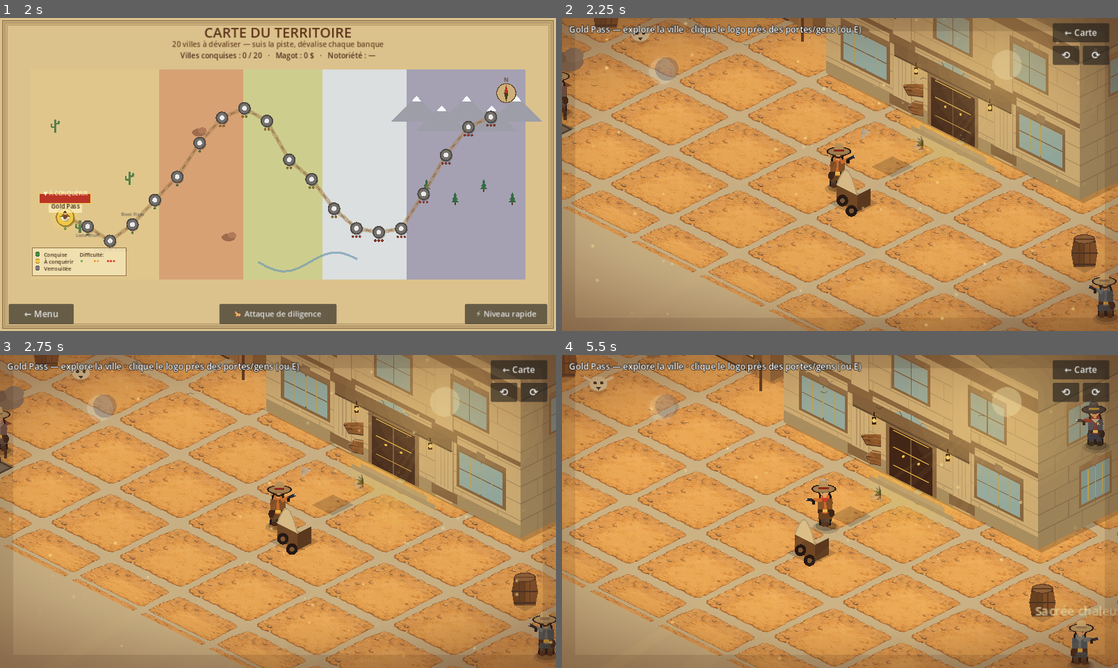
Above: before the commit, frames 1-4 (two rows, left to right).
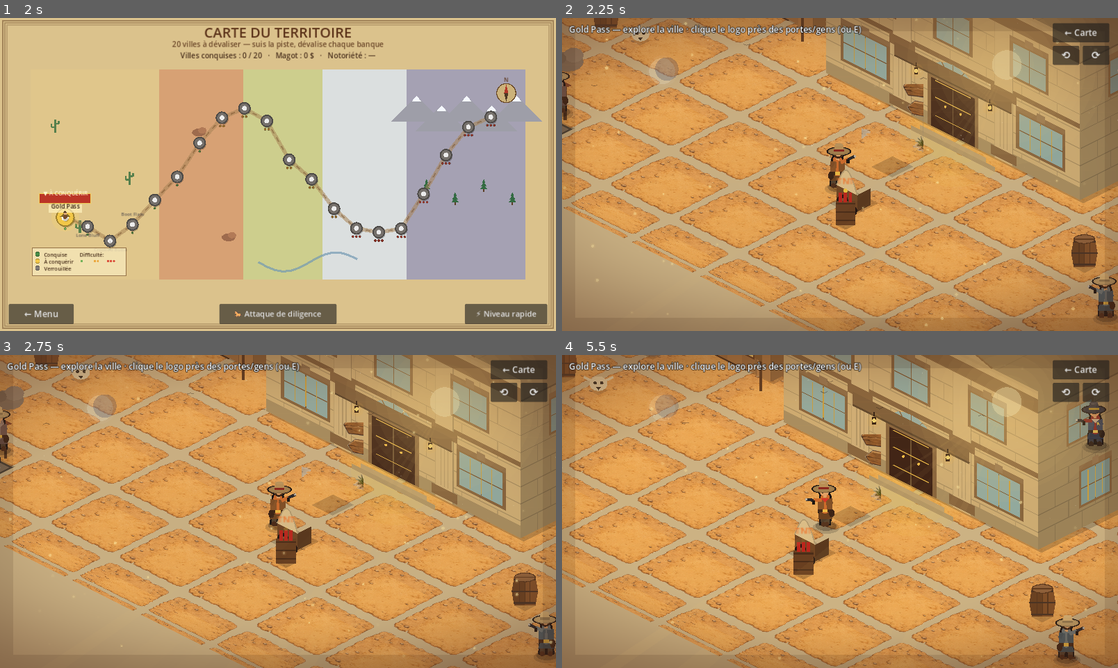
Above: after the commit, the same moments.

Repository: sebadiaz/Cowboys
Game: Godot game, scene res://scenes/Boot.tscn
Two runs of this game, one before a commit and one after it. Both use one fixed random seed, a clock stepped at 60 frames per second and the inputs below.
Inputs (mouse positions are in pixels of both pictures, inside the frame that each line leads up to):
- Up to frame 1 (2 s): tap Enter at 0.5 s; move the mouse to (400, 158) at 0.52 s; hold D (move_right) 0.53-1.25 s; hold Space (fire) 0.53-1.25 s; click (400, 158) at 0.67 s; click "🗺 JOUER — CARTE DU MONDE" at 1.25 s
- Up to frame 2 (2.25 s): click (628, 218) at 2.02 s
- Up to frame 3 (2.75 s): no input
- Up to frame 4 (5.5 s): drag from (728, 527) to (812, 574) at 2.77 s; move the mouse to (895, 442) at 3.52 s; hold D (move_right) 3.53-4.25 s; tap Enter at 3.6 s; drag from (812, 574) to (673, 464) at 4.27 s; move the mouse to (1006, 558) at 5.02 s; hold A (move_left) from 5.03 s (still down); tap H at 5.1 s

Frame 1 is identical in both runs. In frame 2, 0.4% of the frame differs, in the area x 49-53%, y 51-68%; in frame 3, 0.4%; in frame 4, 1.3%, in the area x 41-100%, y 55-100%.

Commit message:
Nouveau contenu : tonneaux de TNT explosifs en ville
- Futs de TNT (_barrels) le long de la grand-rue, dessines (meche qui scintille)
- Une balle les fait exploser (_explode) : degats de zone (BARREL_RADIUS)
  - tue les bandits/lois proches (+ recompense de kill, decremente la descente)
  - souffle les chasseurs de primes
  - chunke le mini-boss (-5 PV)
  - reaction en chaine entre tonneaux proches (call_deferred)
  - risque pour le joueur s'il est trop pres
- Reapparaissent apres un delai ; gros shake + gerbe orange a l'explosion

Verifie headless : tir -> explosion, 3 bandits dans le rayon tues (540$
avec combo), bandit loin epargne, boss 12 -> 7 PV.

Diff:
--- a/scripts/town.gd
+++ b/scripts/town.gd
@@ -73,6 +73,8 @@
 var _hp_label: Label
 # Chasse libre : bandits qui rôdent + auto-visée/tir continu sur le plus proche.
 var _bandits: Array[Dictionary] = []   # {pos, vel, hp, alive, fire_cd, wander_t, respawn}
+var _barrels: Array[Dictionary] = []   # tonneaux de TNT explosifs {pos, alive, respawn}
+const BARREL_RADIUS := 140.0           # rayon de l'explosion
 var _floaters: Array[Dictionary] = []  # {pos, t, text, col} (pop-ups +$ / coups)
 var _aim_target := Vector2.ZERO
 var _has_target := false
@@ -348,6 +350,11 @@
 	for i in range(4):
 		_bandits.append(_new_bandit(true))
 
+	# Tonneaux de TNT le long de la rue : à faire péter au milieu d'un groupe.
+	for i in range(3):
+		var bx := FLOOR.position.x + (i + 1) * (FLOOR.size.x / 4.0) + _rng.randf_range(-120, 120)
+		_barrels.append({"pos": Vector2(bx, _rng.randf_range(1120.0, 1360.0)), "alive": true, "respawn": 0.0})
+
 
 ## Crée un bandit (à un point de la rue, loin du joueur si demandé).
 func _new_bandit(at_edge := false) -> Dictionary:
@@ -436,6 +443,7 @@
 		_update_commerce_card()
 		_update_bank_heist(delta)
 		_update_bandits(delta)
+		_update_barrels(delta)
 		_update_boss(delta)
 		_update_rush(delta)
 		_update_raid(delta)
@@ -1088,6 +1096,55 @@
 	AudioManager.play("alarm", -3.0)
 
 
+## Tonneaux de TNT : réapparaissent un moment après avoir explosé.
+func _update_barrels(delta: float) -> void:
+	for bl in _barrels:
+		if not bl["alive"]:
+			bl["respawn"] = float(bl["respawn"]) - delta
+			if float(bl["respawn"]) <= 0.0:
+				bl["alive"] = true
+				bl["pos"] = Vector2(_rng.randf_range(FLOOR.position.x + 200.0, FLOOR.end.x - 200.0),
+						_rng.randf_range(1120.0, 1360.0))
+
+
+## Explosion d'un tonneau : dégâts de zone à tous les hostiles proches (+ risque
+## pour le joueur s'il est trop près). Réutilise les récompenses de kill.
+func _explode(at: Vector2) -> void:
+	_shake = maxf(_shake, 14.0)
+	AudioManager.play("explosion", -2.0)
+	for i in range(26):
+		_bursts.append({"pos": at, "vel": Vector2.RIGHT.rotated(_rng.randf() * TAU) * _rng.randf_range(90, 320),
+			"t": 0.0, "col": Color(1.0, 0.6, 0.15) if i % 2 == 0 else Color(0.5, 0.3, 0.2)})
+	# Bandits/lois pris dans le souffle : mort + récompense.
+	for bd in _bandits:
+		if bd["alive"] and (bd["pos"] as Vector2).distance_to(at) < BARREL_RADIUS:
+			bd["hp"] = 0
+			bd["alive"] = false
+			bd["respawn"] = randf_range(6.0, 10.0)
+			if bd.get("law", false):
+				_raid_left -= 1
+			_reward_kill(bd["pos"])
+	# Chasseurs de primes soufflés.
+	for hu in _wanted.hunters.duplicate():
+		if (hu["pos"] as Vector2).distance_to(at) < BARREL_RADIUS:
+			_wanted.hunters.erase(hu)
+	# Mini-boss : gros dégâts (pas one-shot).
+	if _boss != null and _boss["alive"] and (_boss["pos"] as Vector2).distance_to(at) < BARREL_RADIUS:
+		_boss["hp"] = int(_boss["hp"]) - 5
+		if int(_boss["hp"]) <= 0:
+			_boss["alive"] = false
+			_kill_boss()
+	# Réaction en chaîne : les autres tonneaux dans le rayon sautent aussi.
+	for ob in _barrels:
+		if ob["alive"] and (ob["pos"] as Vector2).distance_to(at) > 1.0 and (ob["pos"] as Vector2).distance_to(at) < BARREL_RADIUS:
+			ob["alive"] = false
+			ob["respawn"] = _rng.randf_range(10.0, 16.0)
+			call_deferred("_explode", ob["pos"])
+	# Le joueur trop près encaisse aussi (risque).
+	if _php_dmg_cd <= 0.0 and _player_pos.distance_to(at) < BARREL_RADIUS * 0.7:
+		_hurt_player()
+
+
 ## Bandits : rôdent, tirent parfois sur le joueur ; respawn après mort.
 func _update_bandits(delta: float) -> void:
 	var drop: Array = []
@@ -1208,8 +1265,16 @@
 			continue
 		var hit := false
 		if b["friendly"]:
+			# Tonneau de TNT touché : il explose (dégâts de zone).
+			for bl in _barrels:
+				if bl["alive"] and (bl["pos"] as Vector2).distance_to(b["pos"]) < 20.0:
+					bl["alive"] = false
+					bl["respawn"] = _rng.randf_range(10.0, 16.0)
+					hit = true
+					_explode(bl["pos"])
+					break
 			# Mini-boss recherché : encaisse plusieurs balles, grosse prime.
-			if _boss != null and _boss["alive"] and (_boss["pos"] as Vector2).distance_to(b["pos"]) < 26.0:
+			if not hit and _boss != null and _boss["alive"] and (_boss["pos"] as Vector2).distance_to(b["pos"]) < 26.0:
 				_boss["hp"] = int(_boss["hp"]) - 1
 				hit = true
 				_bursts.append({"pos": b["pos"], "vel": Vector2.RIGHT.rotated(_rng.randf() * TAU) * 110.0,
@@ -1402,6 +1467,9 @@
 	for bd in _bandits:
 		if bd["alive"]:
 			items.append({"d": Iso.depth(bd["pos"]), "k": "bandit", "o": bd})
+	for bl in _barrels:
+		if bl["alive"]:
+			items.append({"d": Iso.depth(bl["pos"]), "k": "tnt", "o": bl})
 	if _boss != null and _boss["alive"]:
 		items.append({"d": Iso.depth(_boss["pos"]), "k": "boss", "o": _boss})
 	items.append({"d": Iso.depth(_player_pos), "k": "me", "o": null})
@@ -1434,6 +1502,7 @@
 			"law": _draw_lawman(it["o"])
 			"bankguard": _draw_bank_guard(it["o"])
 			"bandit": _draw_bandit(it["o"])
+			"tnt": _draw_tnt(it["o"]["pos"])
 			"boss": _draw_boss(it["o"])
 			"tumble": _draw_tumble(it["o"])
 			"me": _draw_me()
@@ -2485,6 +2554,22 @@
 		_text(Iso.project(pos) + Vector2(0, -52), "$", 14, Color(0.95, 0.8, 0.3))
 
 
+## Tonneau de TNT (à faire exploser au flingue).
+func _draw_tnt(pos: Vector2) -> void:
+	var sp := Iso.project(pos)
+	draw_colored_polygon(_diamond_shadow(sp, 11.0), Color(0, 0, 0, 0.22))
+	# Fût de bois.
+	draw_rect(Rect2(sp + Vector2(-12, -30), Vector2(24, 30)), Color(0.42, 0.27, 0.14))
+	for yy in [-26.0, -16.0, -6.0]:
+		draw_line(sp + Vector2(-12, yy), sp + Vector2(12, yy), Color(0.30, 0.19, 0.10), 2.0)
+	# Bâtons de dynamite rouges sur le dessus + mèche qui scintille.
+	for dx in [-6.0, 0.0, 6.0]:
+		draw_rect(Rect2(sp + Vector2(dx - 2, -40), Vector2(4, 12)), Color(0.75, 0.16, 0.12))
+	var sparkle := 0.5 + 0.5 * sin(_hint_t * 9.0)
+	draw_circle(sp + Vector2(0, -42), 2.5, Color(1.0, 0.85, 0.3, sparkle))
+	_text(sp + Vector2(0, -50), "TNT", 11, Color(1.0, 0.5, 0.2))
+
+
 ## Mini-boss recherché : silhouette plus grande, manteau noir, barre de vie + nom.
 func _draw_boss(b: Dictionary) -> void:
 	var pos: Vector2 = b["pos"]
Not shown, changed: CLAUDE.md
